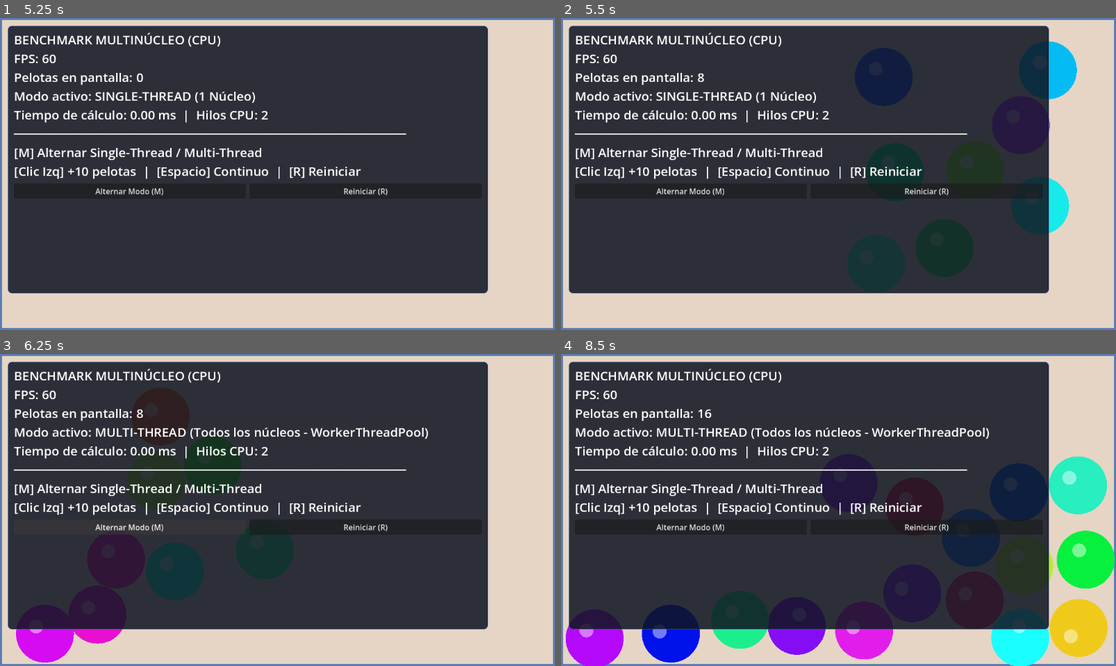
Above: before the commit, frames 1-4 (two rows, left to right).
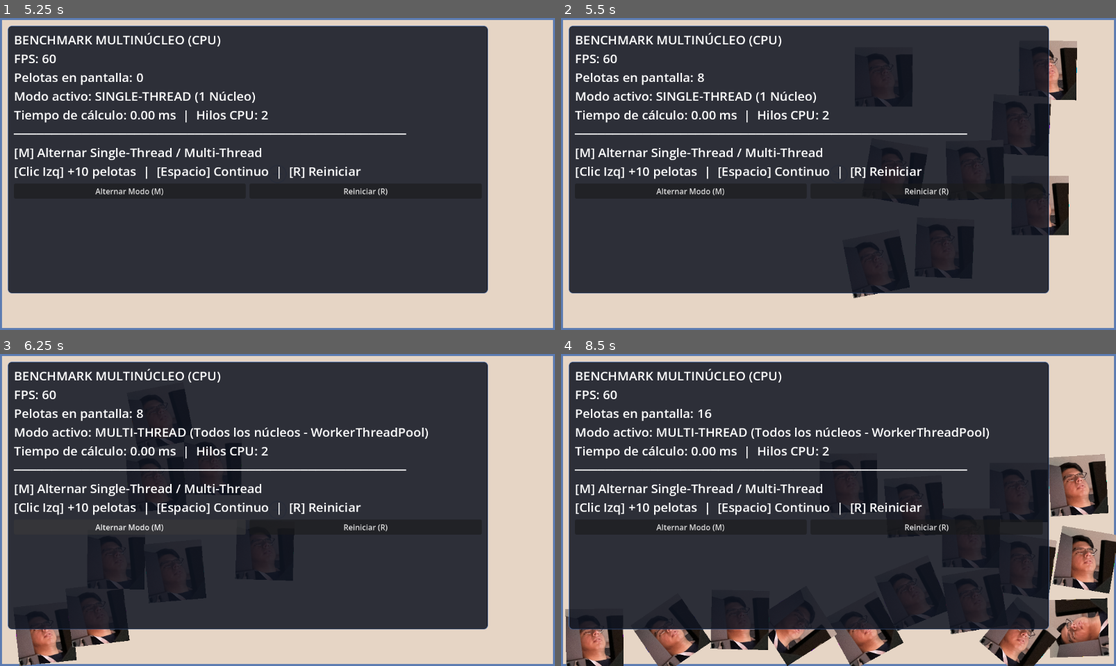
Above: after the commit, the same moments.

Repository: hacketubers-entertainment/experimentoGodot
Game: Godot game, scene res://main.tscn
Same seed, same stepped clock (60 frames per second), same inputs: the game is played once before the commit and once after it.
Inputs (mouse positions are in pixels of both pictures, inside the frame that each line leads up to):
- Up to frame 1 (5.25 s): click "Reiniciar (R)" at 0.5 s; click "Reiniciar (R)" at 1.25 s; click "Reiniciar (R)" at 2 s; click "Alternar Modo (M)" at 2.75 s; click "Alternar Modo (M)" at 3.5 s; click "Alternar Modo (M)" at 4.25 s; tap Enter at 5 s; move the mouse to (399, 158) at 5.02 s; tap M at 5.1 s; click (399, 158) at 5.17 s
- Up to frame 2 (5.5 s): tap Space at 5.27 s
- Up to frame 3 (6.25 s): move the mouse to (166, 525) at 5.77 s; tap R at 5.85 s; click (166, 525) at 5.92 s; tap Space at 6.02 s
- Up to frame 4 (8.5 s): move the mouse to (894, 441) at 6.52 s; tap M at 6.6, 8.1 s; click (894, 441) at 6.67 s; move the mouse to (810, 572) at 7.27 s; tap R at 7.35 s; click (810, 572) at 7.42 s; tap Space at 7.52, 8.27 s; move the mouse to (1005, 556) at 8.02 s; click (1005, 556) at 8.17 s

Frame 1 is identical in both runs. In frame 2, 7.4% of the frame differs, in the area x 51-93%, y 7-90%; in frame 3, 6.5%; in frame 4, 19%, in the area x 0-100%, y 32-100%.

Commit message:
feat: update ball texture and add new image assets

Diff:
--- a/ball.tscn
+++ b/ball.tscn
@@ -1,7 +1,7 @@
 [gd_scene format=3 uid="uid://yhu435s7p8kb"]
 
 [ext_resource type="Script" uid="uid://iew8p38x0uec" path="res://ball.gd" id="1_ball"]
-[ext_resource type="Texture2D" uid="uid://cwppaiqgah6i5" path="res://Pegado 24:11:2026 a la(s) 11.29.16 a.m..png" id="2_41u45"]
+[ext_resource type="Texture2D" uid="uid://dd5s5ip4q0in1" path="res://rodricortado.png" id="2_41u45"]
 
 [sub_resource type="PhysicsMaterial" id="PhysicsMaterial_ball"]
 friction = 0.1
Not shown, added: rodri.jpeg.import
Not shown, added: rodricortado.png.import
